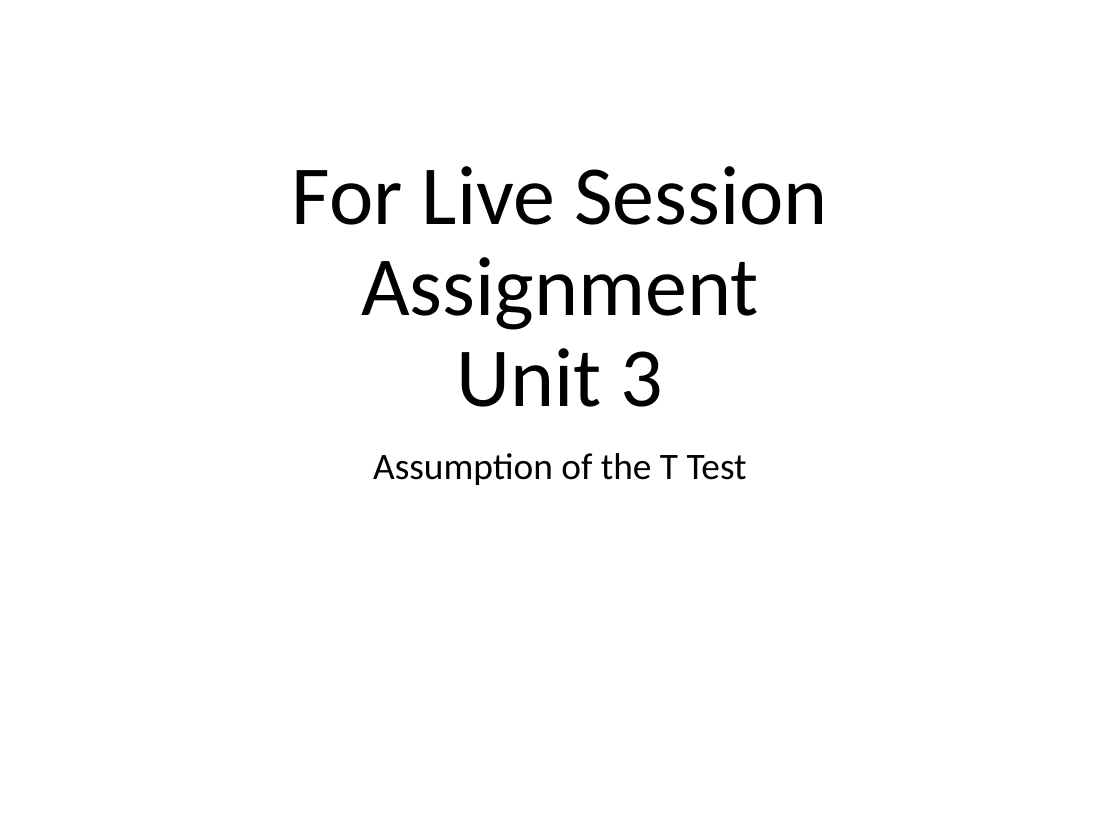
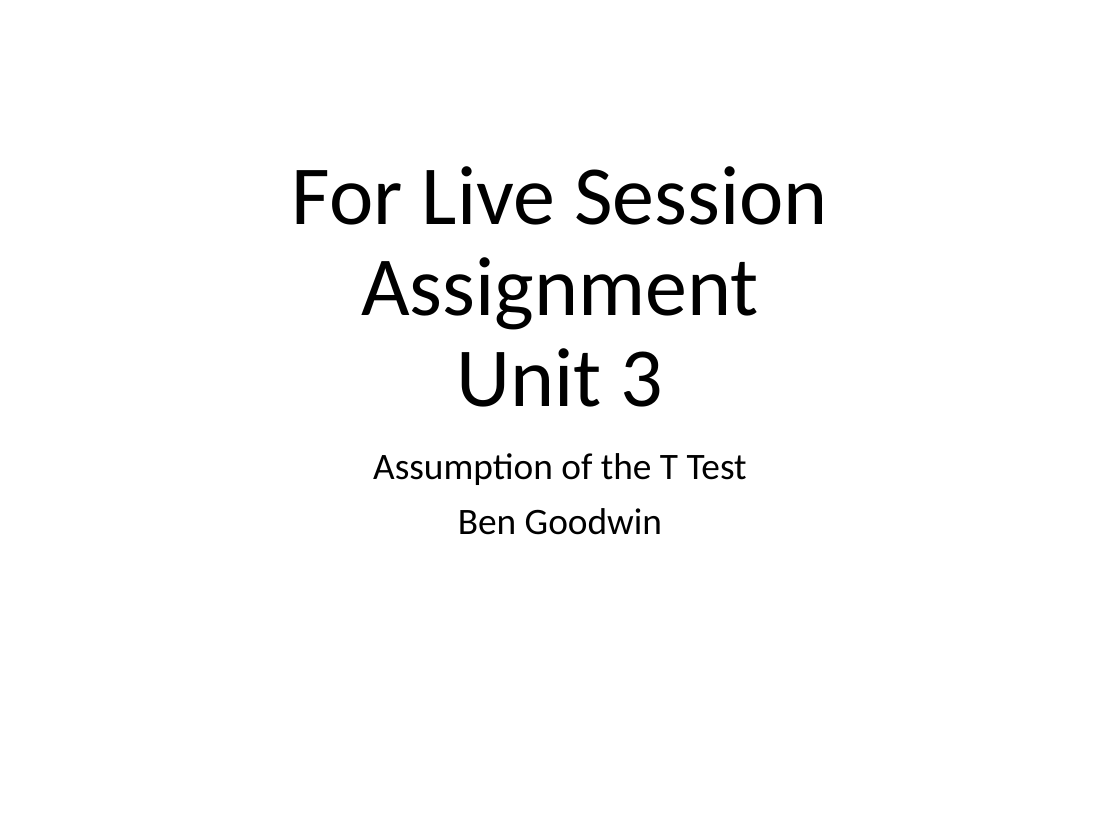
Before and after one commit to bgoodwinSMU/MSDS6371, a slide deck: slide 1 of Unit3/Ben_goodwin_live_Session_3.pptx. Drawn at 1120x840 pixels with LibreOffice and Linux fonts; fonts in the diff are those of the drawing. Boxes give left, top, right and bottom in pixels: in the first picture for what was removed or moved away, otherwise in the second. Text is boxed around its words. In the diff, an @@ line names an element or a change of style, - is before the commit and + after.

```diff
--- a/Unit3/Ben_goodwin_live_Session_3.pptx
+++ b/Unit3/Ben_goodwin_live_Session_3.pptx
@@ subtitle at box(458, 508, 662, 535): paragraph added @@
+Ben Goodwin
```
Also in this commit, not shown: 2 other slides changed, 5 slides added.
